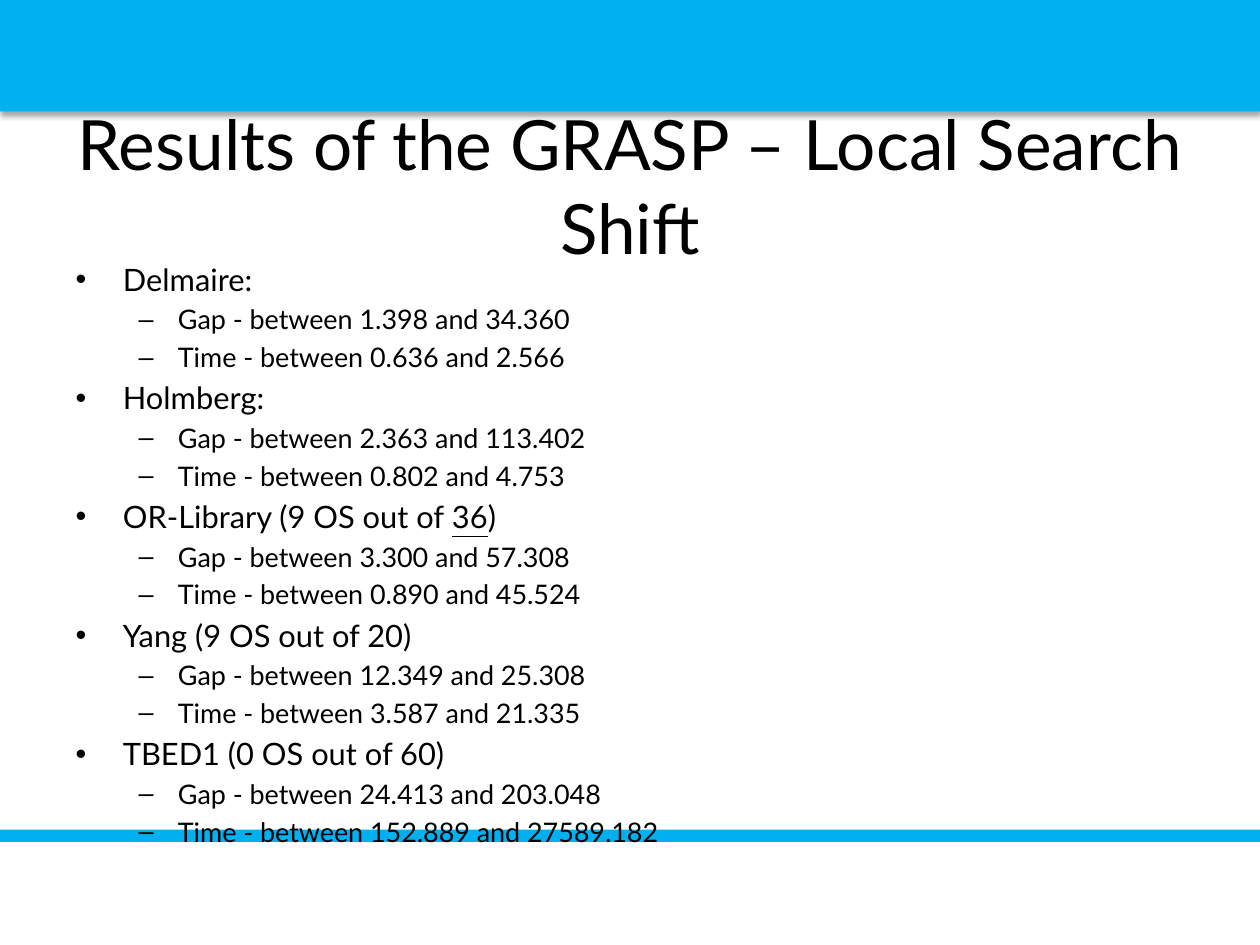
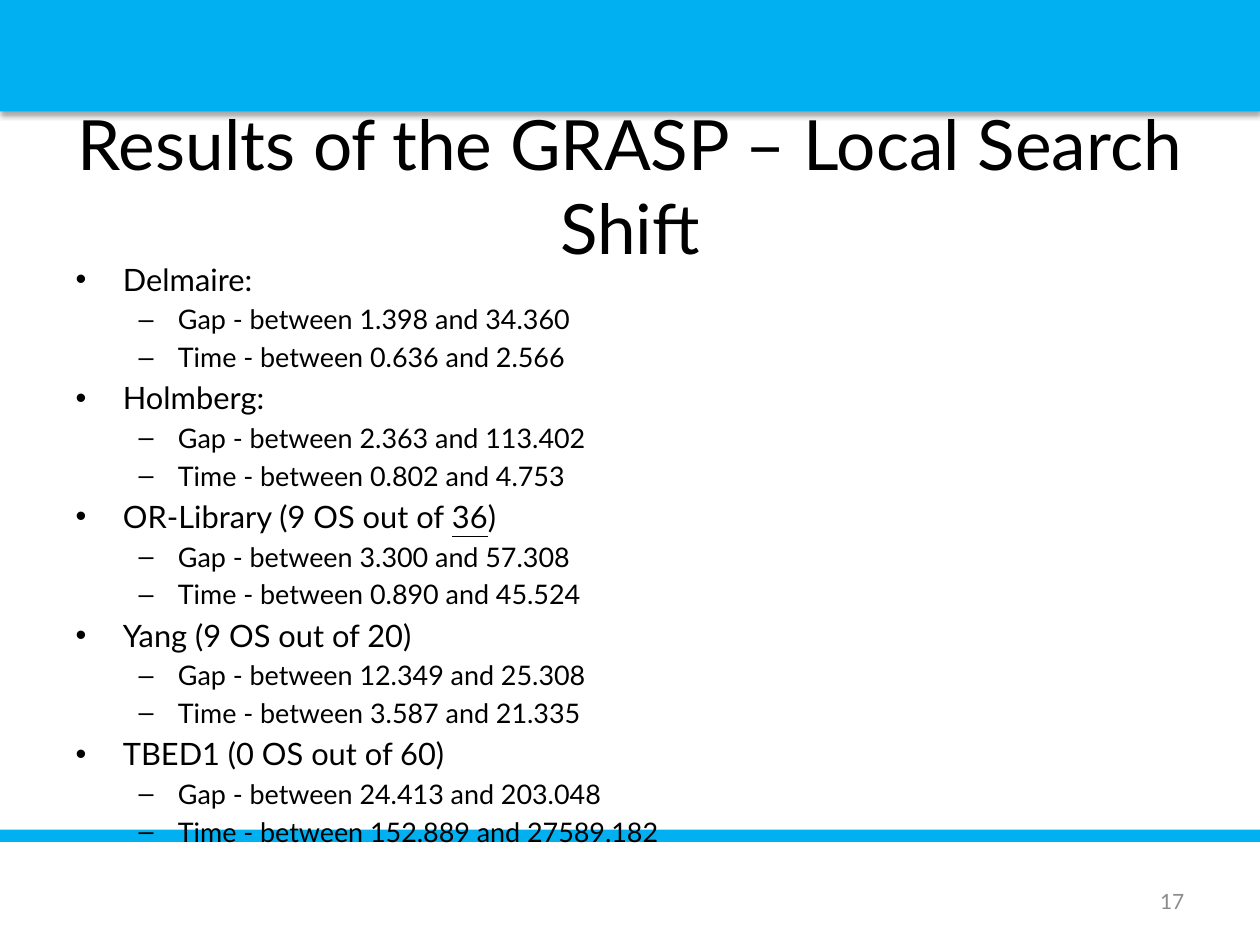
Before and after one commit to luispedro30/SO_trabalho, a slide deck: slide 17 of P_POINT_SO.pptx (slide 16 before the commit). Drawn at 1260x945 pixels with LibreOffice and Linux fonts; fonts in the diff are those of the drawing; background and template pictures are left out. Boxes give left, top, right and bottom in pixels: in the first picture for what was removed or moved away, otherwise in the second. Text is boxed around its words. In the diff, an @@ line names an element or a change of style, - is before the commit and + after.

Commit message:
Update Powerpoint

```diff
--- a/P_POINT_SO.pptx
+++ b/P_POINT_SO.pptx
@@ page number added at [1160, 894, 1184, 909], 12 pt, text #8C8C8C @@
+17
```
Also in this commit, not shown: 16 other slides changed, 1 slide added.
